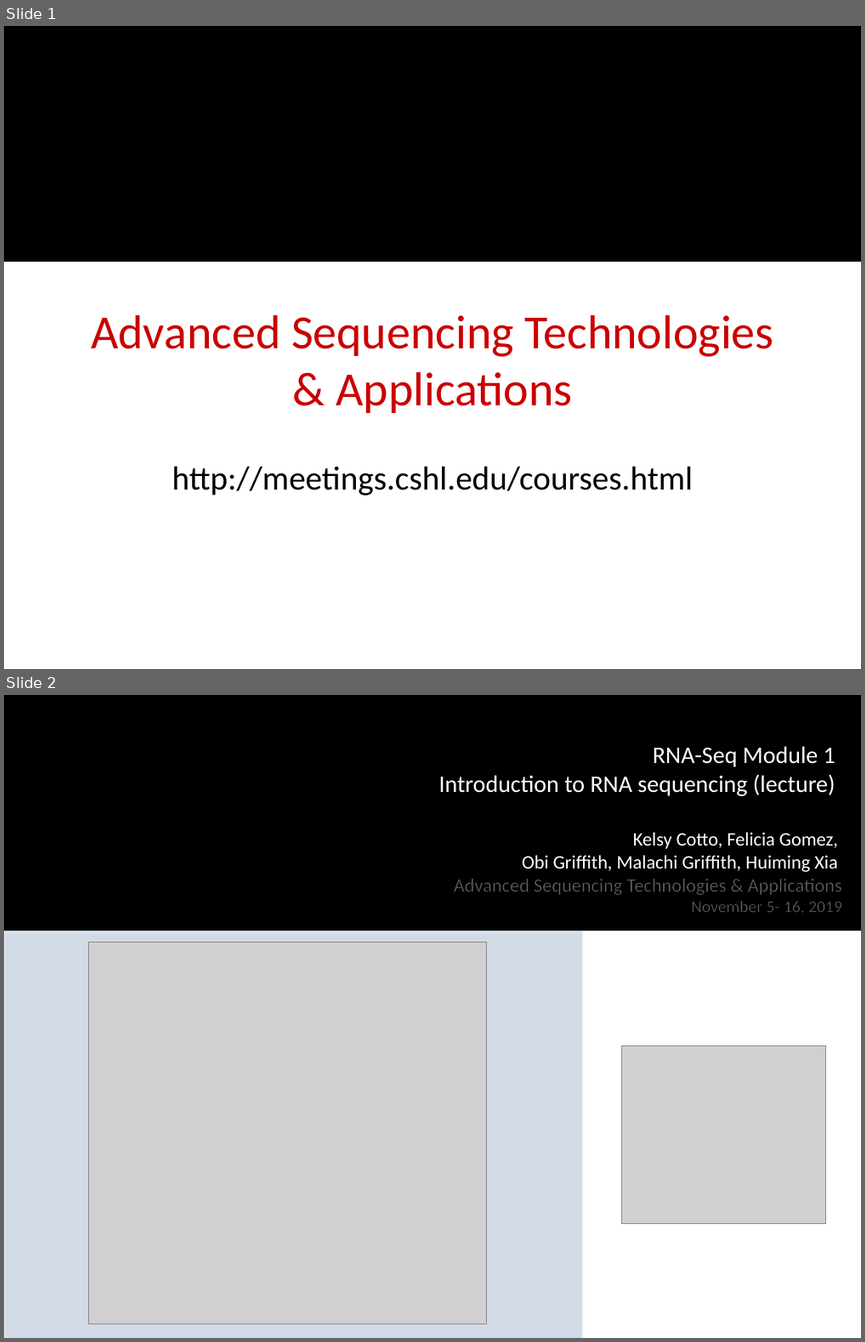
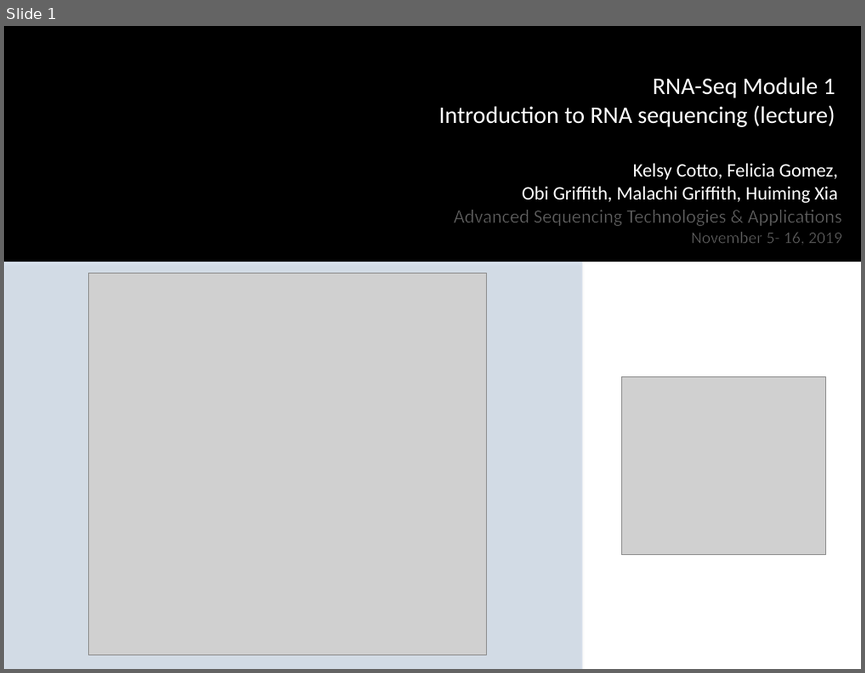
Before and after one commit to griffithlab/rnabio.org, a slide deck: assets/lectures/cshl/2019/full/RNASeq_Module0_IntrotoRNA.pptx. Shown one above the other, each under a label of ours: slides 1 and 2 before the commit, slide 1 after it. The pictures are 865x1342 and 865x673 pixels, drawn with LibreOffice and Linux fonts; fonts in the diff are those of the drawing; grey boxes stand for pictures; background and template pictures are left out. Boxes give left, top, right and bottom in pixels: in the first picture for what was removed or moved away, otherwise in the second. Text is boxed around its words. In the diff, an @@ line names an element or a change of style, - is before the commit and + after.

```diff
--- a/assets/lectures/cshl/2019/full/RNASeq_Module0_IntrotoRNA.pptx
+++ b/assets/lectures/cshl/2019/full/RNASeq_Module0_IntrotoRNA.pptx
@@ slide 1 removed at (4,26,861,669), background #FFFFFF; not listed: 1 template element that a slide beside it also shows @@
@@ title removed at (91,315,773,413) @@
-Advanced Sequencing Technologies & Applications
@@ text removed at (172,465,693,495) @@
-http://meetings.cshl.edu/courses.html
@@ what was slide 2 is now slide 1 @@
```
Also in this commit, not shown: 3 other files.
